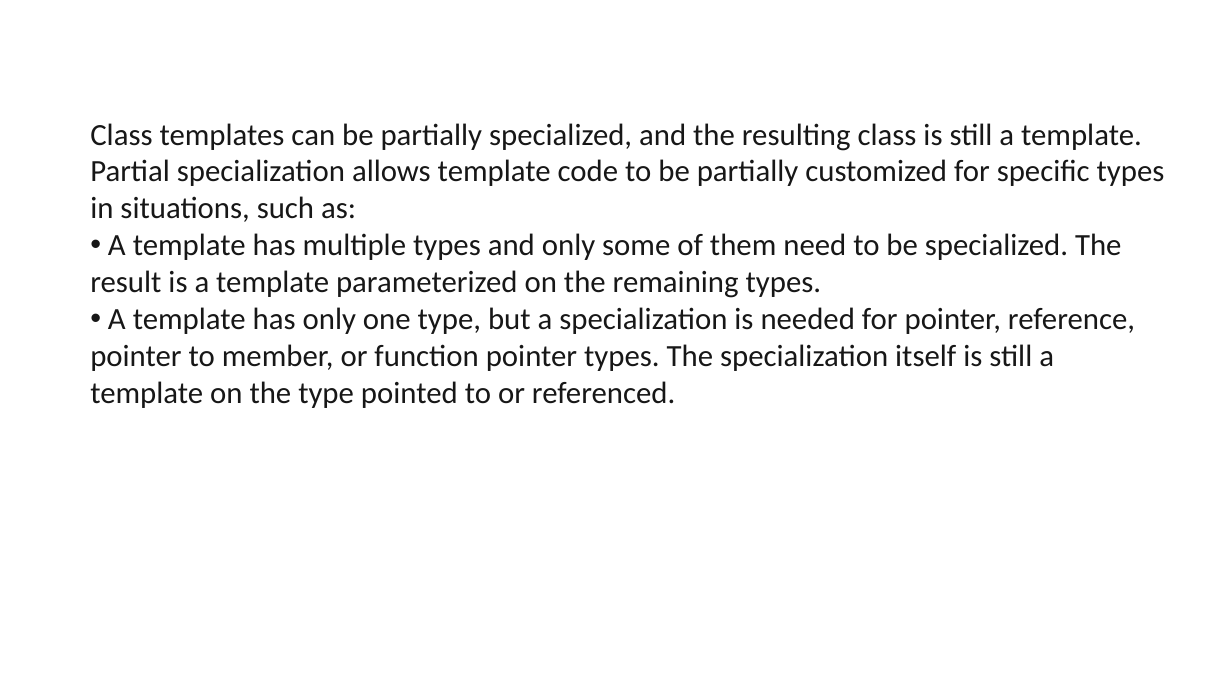
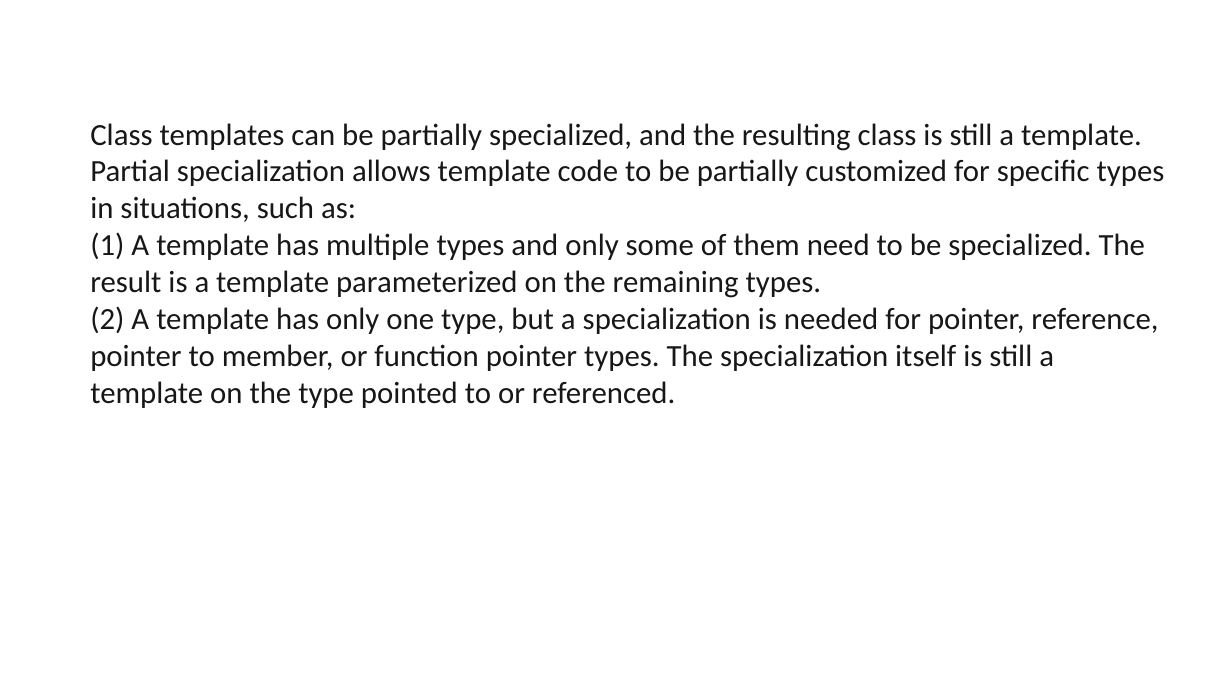
Before and after one commit to ShiqiYu/CPP, a slide deck: slide 17 of week13/Lab13.pptx (slide 29 before the commit). Drawn at 1232x693 pixels with LibreOffice and Linux fonts; fonts in the diff are those of the drawing; background and template pictures are left out. Boxes give left, top, right and bottom in pixels: in the first picture for what was removed or moved away, otherwise in the second. Text is boxed around its words. In the diff, an @@ line names an element or a change of style, - is before the commit and + after.

```diff
--- a/week13/Lab13.pptx
+++ b/week13/Lab13.pptx
@@ text at box(90, 232, 1158, 408): text changed @@
-• A template has multiple types and only some of them need to be specialized. The result is a template parameterized on the remaining types.
-• A template has only one type, but a specialization is needed for pointer, reference, pointer to member, or function pointer types. The specialization itself is still a template on the type pointed to or referenced.
+(1) A template has multiple types and only some of them need to be specialized. The result is a template parameterized on the remaining types.
+(2) A template has only one type, but a specialization is needed for pointer, reference, pointer to member, or function pointer types. The specialization itself is still a template on the type pointed to or referenced.
```
Also in this commit, not shown: 9 other slides changed, 3 slides added, 14 slides removed, 3 other files.
